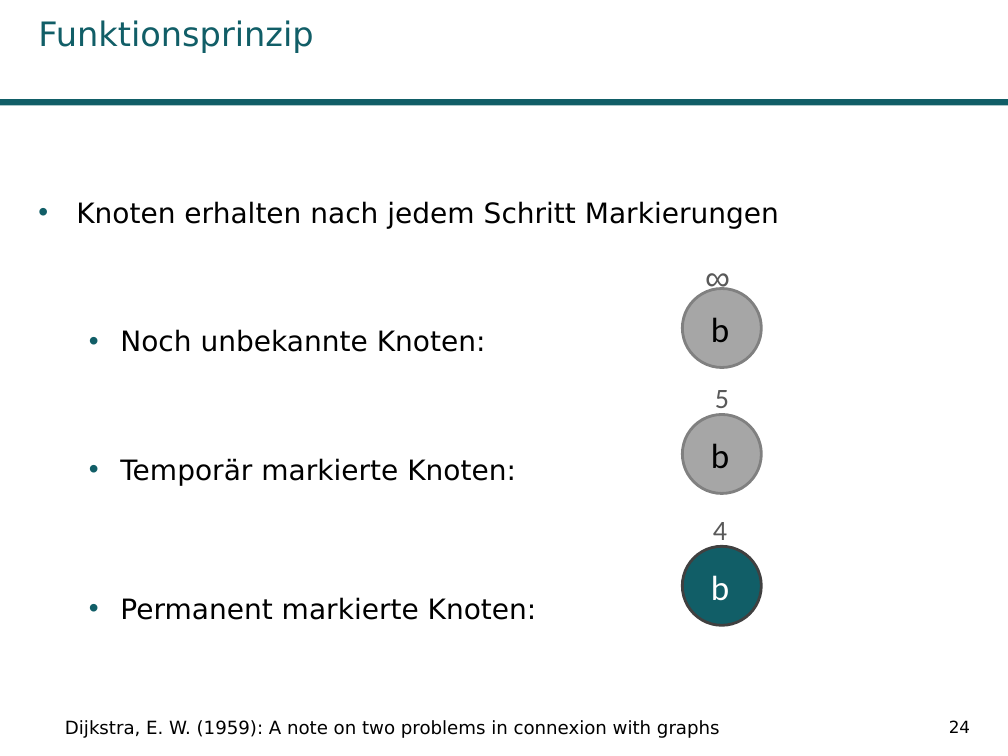
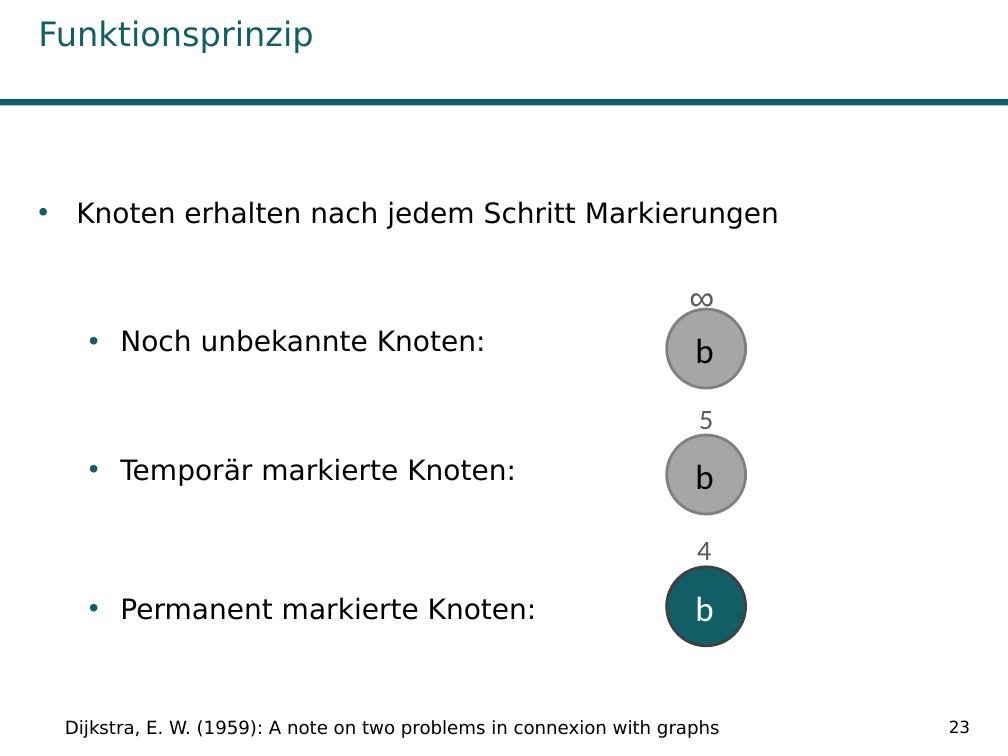
Before and after one commit to Kage0x3B/wissenschaftliches-arbeiten-praesentation, a slide deck: slide 23 of Präsentation Pfadplanungsalgorithmen.pptx (slide 24 before the commit). Drawn at 1008x756 pixels with LibreOffice and Linux fonts; fonts in the diff are those of the drawing; background and template pictures are left out. Boxes give left, top, right and bottom in pixels: in the first picture for what was removed or moved away, otherwise in the second. Text is boxed around its words. In the diff, an @@ line names an element or a change of style, - is before the commit and + after.

```diff
--- a/Präsentation Pfadplanungsalgorithmen.pptx
+++ b/Präsentation Pfadplanungsalgorithmen.pptx
@@ 6 texts, 3 ellipses: place and size @@
-6 texts, 3 ellipses at bbox=[682, 247, 761, 625]
+6 texts, 3 ellipses at bbox=[666, 268, 745, 645]
@@ page number at bbox=[949, 720, 970, 734]: text changed @@
-24
+23
```
Also in this commit, not shown: 12 other slides changed, 2 slides removed, 1 other file.
